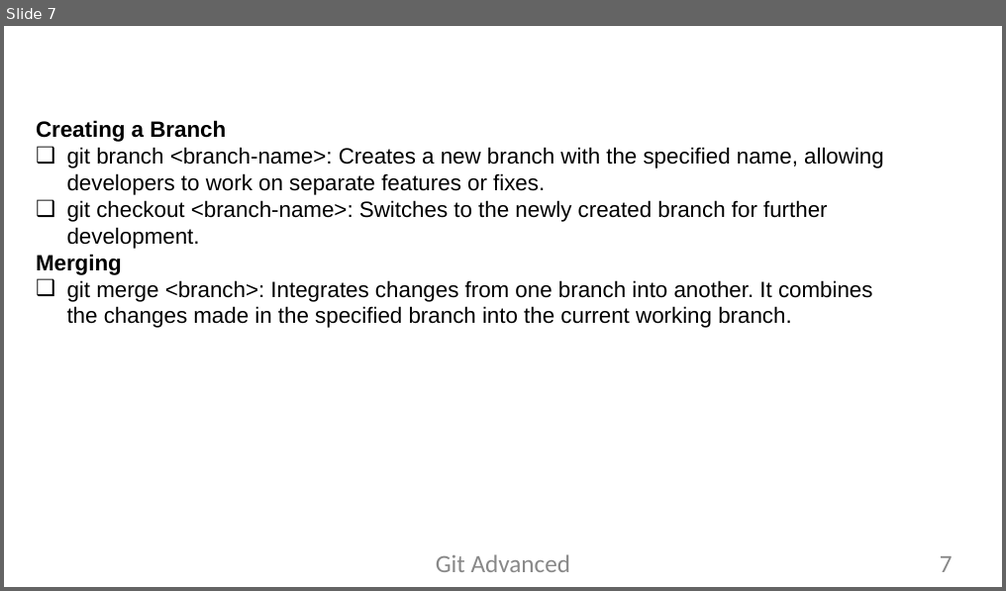
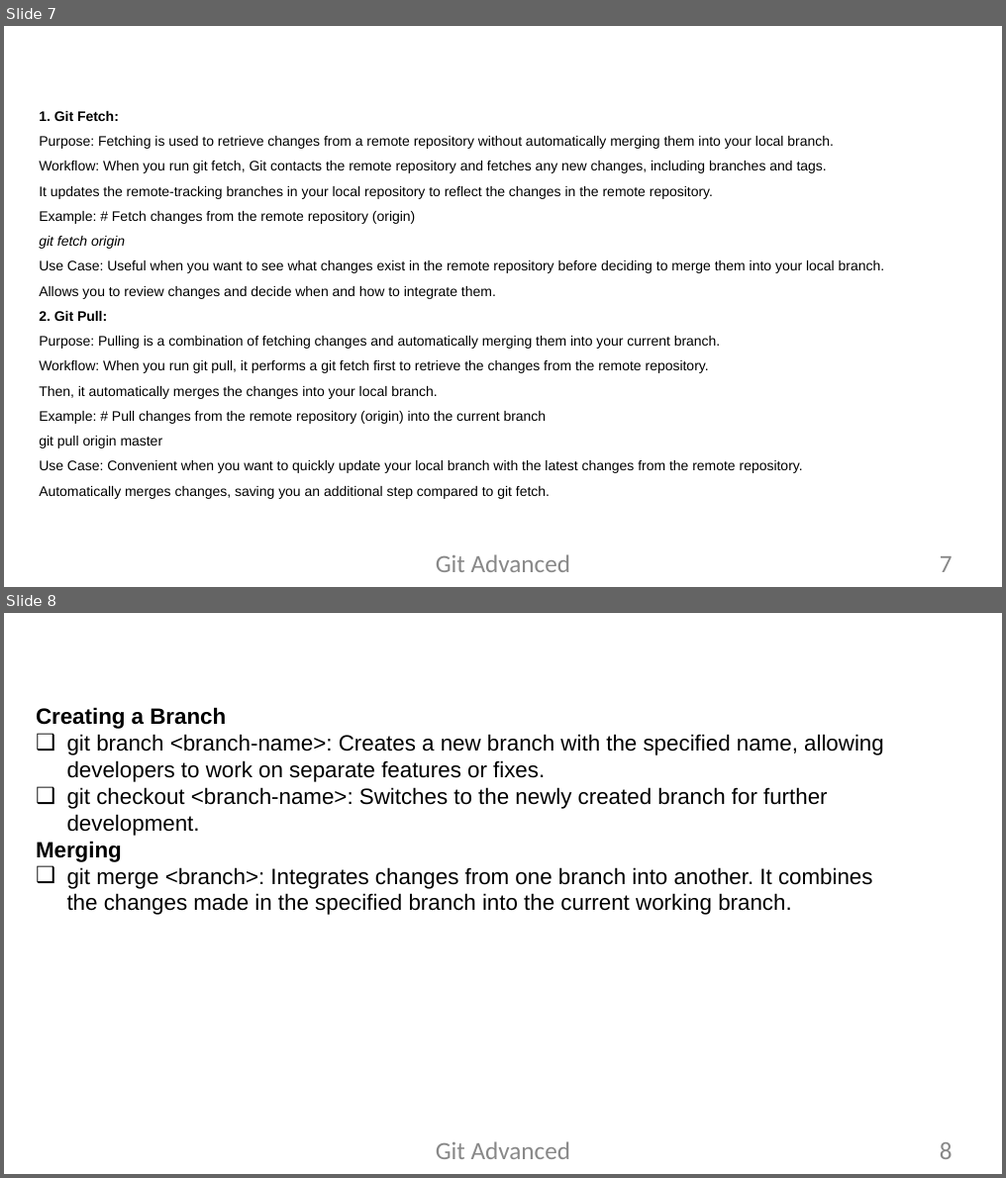
Before and after one commit to yashkumar0042/python, a slide deck: git/sessions/Day3-Session1-gitBasicToAdvanced.pptx. Shown one above the other, each under a label of ours: slide 7 before the commit, slides 7 and 8 after it. The pictures are 1006x591 and 1006x1178 pixels, drawn with LibreOffice and Linux fonts; fonts in the diff are those of the drawing; background and template pictures are left out. Boxes give left, top, right and bottom in pixels: in the first picture for what was removed or moved away, otherwise in the second. Text is boxed around its words. In the diff, an @@ line names an element or a change of style, - is before the commit and + after.

```diff
--- a/git/sessions/Day3-Session1-gitBasicToAdvanced.pptx
+++ b/git/sessions/Day3-Session1-gitBasicToAdvanced.pptx
@@ slide 7 added at (4,26,1002,587), background picture (left out) @@
@@ text added at (39,111,885,499), 10 pt, text #000000 @@
+1. Git Fetch:
+Purpose: Fetching is used to retrieve changes from a remote repository without automatically merging them into your local branch.
+Workflow: When you run git fetch, Git contacts the remote repository and fetches any new changes, including branches and tags.
+It updates the remote-tracking branches in your local repository to reflect the changes in the remote repository.
+Example: # Fetch changes from the remote repository (origin)
+git fetch origin
+Use Case: Useful when you want to see what changes exist in the remote repository before deciding to merge them into your local branch. Allows you to review changes and decide when and how to integrate them.
+2. Git Pull:
+Purpose: Pulling is a combination of fetching changes and automatically merging them into your current branch.
+Workflow: When you run git pull, it performs a git fetch first to retrieve the changes from the remote repository.
+Then, it automatically merges the changes into your local branch.
+Example: # Pull changes from the remote repository (origin) into the current branch
+git pull origin master
+Use Case: Convenient when you want to quickly update your local branch with the latest changes from the remote repository.
+Automatically merges changes, saving you an additional step compared to git fetch.
@@ text added at (54,111,483,321), 24 pt, text #FFFFFF, bold @@
+Git fetch and git pull difference
@@ text added at (436,555,571,572), 18 pt, text #888888 @@
+Git Advanced
@@ page number added at (940,557,952,572), 18 pt, text #888888 @@
+7
@@ what was slide 7 is now slide 8 @@
@@ page number at (940,1143,952,1159): text changed @@
-7
+8
```
Also in this commit, not shown: 1 slide changed, 3 other slides added, 1 slide removed.
